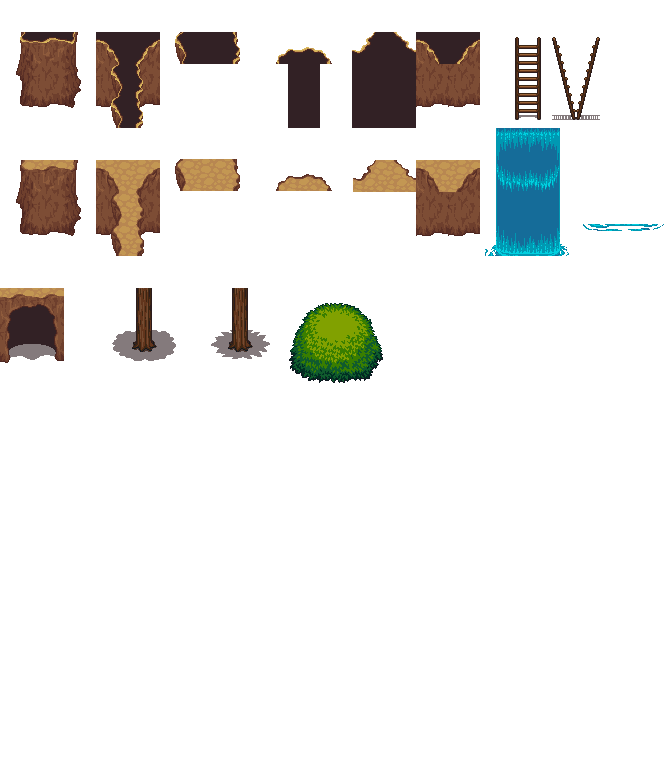
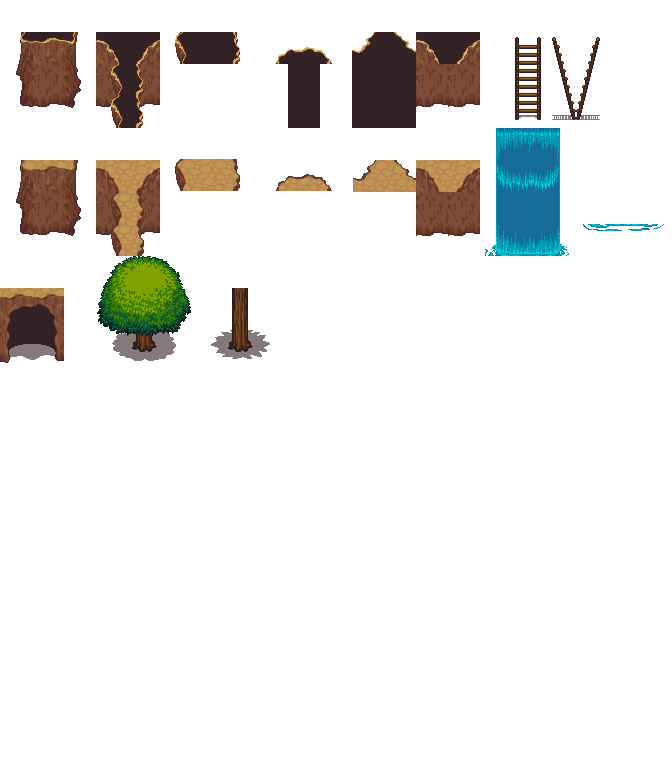
Revision of a layered (672, 768) image; what changed, layer by layer:
painted on "outside_objects.png" over (97, 256, 383, 383)
